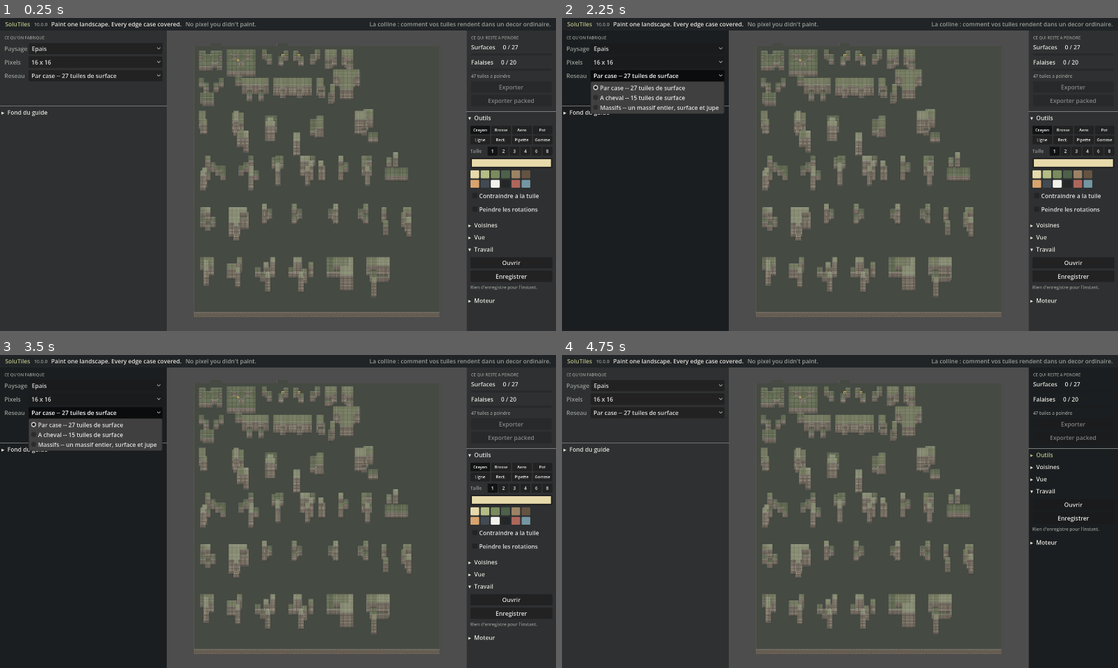
Above: before the commit, frames 1-4 (two rows, left to right).
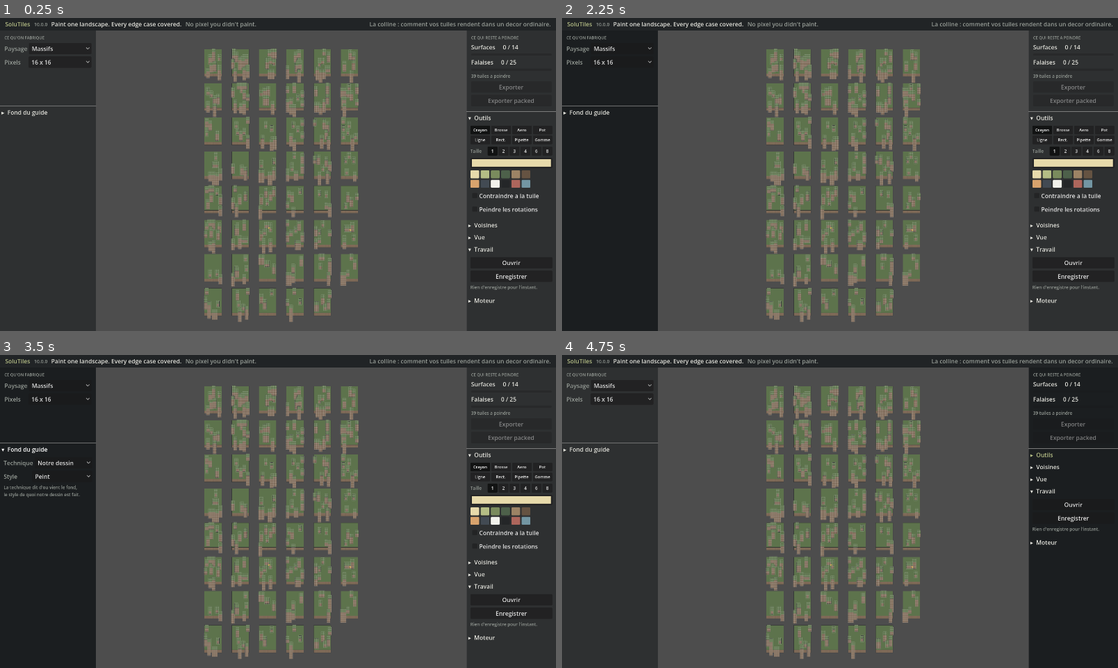
Above: after the commit, the same moments.

Repository: darref/MarchingSquares
Game: Godot game, scene res://ui/editor.tscn
Same seed, same stepped clock (60 frames per second), same inputs: the game is played once before the commit and once after it.
Inputs (mouse positions are in pixels of both pictures, inside the frame that each line leads up to):
- Up to frame 1 (0.25 s): no input
- Up to frame 2 (2.25 s): click "Epais" (after the commit: "Massifs") at 0.5 s; click "16 x 16" at 1.25 s; click (656, 74) at 2 s, where only the run before the commit has a clickable "Par case -- 27 tuiles de surf…"
- Up to frame 3 (3.5 s): click "▸ Fond du guide" at 2.75 s
- Up to frame 4 (4.75 s): click (612, 448) at 3.5 s, where only the run after the commit has a clickable "▾ Fond du guide"; click "▾ Outils" at 4.25 s

The runs differ from the first frame. In frame 1, 27% of the frame differs, in the area x 0-94%, y 4-100%; in frame 2, 27%; in frame 3, 27%; in frame 4, 27%.

Commit message:
Les facades se peignent, et les deux anciens reseaux quittent le produit
UNE FACADE NE SE JUGE PAS SUR L'ETAGE DE SA CASE, et c'est ce qui la rendait
impeignable. Sur la carte, une case de falaise est une case du sol d'en dessous
-- de la plaine, etage 0 -- donc le test `_guide_level(cell) >= 1` la refusait,
et l'on ne pouvait peindre AUCUNE facade. Ce qui compte est l'etage de la POSE,
celui du massif dont la jupe pend ici. Le noyau le sait deja : on le lui demande
au lieu de refaire le calcul avec la mauvaise donnee sous la main.

Mesure : 836 chapiteaux, 2 860 corps et 754 pieds passent sous le crayon --
4 450 cases de facade sur 7 129 peignables. Verifie a l'ecran : survoler une
facade allume ses jumelles en cyan dans les quarante-sept mondes.

⚠ ET LE DEFAUT VENAIT DE L'ANCIEN MODELE ENCORE PRESENT, comme les trois de
l'etape precedente. La ou une regle a besoin d'une donnee, il y en avait deux --
l'etage de la case et l'etage de la pose -- et la mauvaise etait sous la main.

PAR CASE ET A CHEVAL SONT RETIREES DU PRODUIT (decision utilisateur). Elles
etaient les deux reseaux de l'ancien modele, ou une tuile de surface ignorait sa
jupe ; le modele des massifs n'a qu'un vocabulaire. La ligne « Reseau » disparait
entierement : une liste a une seule entree n'est pas un choix, c'est un decor, et
on dessine plutot qu'on ne configure (charte, regle 1).

Le paysage « Epais » se ferme avec elles, et UN MODE FERME NE FIGURE PLUS DU
TOUT, il n'est plus grise. Un guide absent se grise -- c'est un accident, et le
dire aide. Un mode ferme appartient a un modele qui n'existe plus : le montrer
barre ferait chercher a l'acheteur ce qu'il a rate, alors qu'il n'y a rien a
rater.

⚠ CE QUI RESTE, ET POURQUOI CE N'EST PAS ENCORE SUPPRIME. Les constantes des
deux reseaux et le guide epais servent encore de temoins a l'ancien noyau -- que
l'interface utilise toujours pour le remontage, l'apercu en jeu, les voisines et
la planche de preuve, faute de remplacants massifs. Le demontage suit ce
portage-la, pas l'inverse : on ne retire pas une capacite avant d'avoir ecrit
celle qui la remplace.

reseaux offerts : [massif]   paysages offerts : [massifs]   124 scripts, 0 en erreur

Co-Authored-By: Claude Opus 5 <noreply@anthropic.com>
Claude-Session: https://claude.ai/code/session_01CR3kBasX3QMYT9uVzmtFt2

Diff:
--- a/core/families.gd
+++ b/core/families.gd
@@ -42,14 +42,12 @@
 const BY_MASSIF: StringName = &"massif"
 
 const FAMILIES: Dictionary = {
-	BY_CELL: {
-		"label": "Par case",
-		"note": "27 tuiles de surface",
-	},
-	BY_CORNER: {
-		"label": "A cheval",
-		"note": "15 tuiles de surface",
-	},
+	# ⚠ « PAR CASE » ET « A CHEVAL » SONT RETIREES DU PRODUIT (decision utilisateur). Elles
+	# etaient les deux reseaux de l'ancien modele, ou une tuile de surface ignorait sa jupe ;
+	# le modele des massifs n'a qu'un vocabulaire, et offrir un choix qui n'en est plus un
+	# ferait chercher a l'acheteur une decision qu'il n'a pas a prendre (charte, regle 1).
+	# Leurs constantes survivent le temps que l'ancien noyau soit demonte -- elles ne sont
+	# plus proposees nulle part.
 	BY_MASSIF: {
 		"label": "Massifs",
 		"note": "un massif entier, surface et jupe",
--- a/core/modes.gd
+++ b/core/modes.gd
@@ -42,6 +42,11 @@
 			"surface_tiles": Thickness.SURFACE_INDICES.size(),
 			"wall_tiles": Thickness.wall_roles().size(),
 			"min_occurrences": 1,
+			# ⚠ FERME : c'est le paysage de l'ancien modele, et son vocabulaire n'existe
+			# plus. Il reste dans la table parce que les outils et la suite s'en servent
+			# encore comme TEMOIN -- le demontage de l'ancien noyau viendra apres le portage
+			# du remontage, de l'apercu et de la planche de preuve.
+			"closed": true,
 		},
 		MASSIFS: {
 			"label": "Massifs",
@@ -70,6 +75,11 @@
 	for id: StringName in MODES.keys():
 		result.append(id)
 	return result
+
+
+## Vrai si le mode appartient a un modele retire : il ne figure plus dans la liste.
+static func is_closed(id: StringName) -> bool:
+	return MODES.has(id) and bool(MODES[id].get("closed", false))
 
 
 static func has(id: StringName) -> bool:
--- a/ui/editor.gd
+++ b/ui/editor.gd
@@ -97,6 +97,13 @@
 	var size_choice: OptionButton = %SizeChoice
 	size_choice.item_selected.connect(_on_resolution_selected)
 	(%FamilyChoice as OptionButton).item_selected.connect(_on_family_selected)
+	# ⚠ UNE LISTE A UNE SEULE ENTREE N'EST PAS UN CHOIX, C'EST UN DECOR. On dessine, on ne
+	# configure pas (charte, regle 1) : la ligne entiere s'efface tant qu'il n'y a qu'un
+	# reseau, et reparaitra d'elle-meme le jour ou un second existera.
+	if Families.ids().size() < 2:
+		var row: Node = (%FamilyChoice as Control).get_parent()
+		if row is Control:
+			(row as Control).visible = false
 	var pencil: ColorPickerButton = %PencilColor
 	pencil.color_changed.connect(_on_pencil_changed)
 	for swatch: Node in %Swatches.get_children():
@@ -187,6 +194,12 @@
 	choice.clear()
 	var first_open: int = -1
 	for id: StringName in Modes.ids():
+		# ⚠ UN MODE FERME NE FIGURE PLUS DU TOUT, IL N'EST PLUS GRISE. Un guide absent se
+		# grise -- c'est un accident, et le dire aide. Un mode FERME, lui, appartient a un
+		# modele qui n'existe plus : le montrer barre ferait chercher a l'acheteur ce qu'il
+		# a rate, alors qu'il n'y a rien a rater.
+		if Modes.is_closed(id):
+			continue
 		choice.add_item(Modes.label(id))
 		var index: int = choice.item_count - 1
 		choice.set_item_metadata(index, id)
--- a/ui/work_area.gd
+++ b/ui/work_area.gd
@@ -386,12 +386,22 @@
 	# meme ses TROIS occurrences. Si un guide futur portait une tuile sur la seule plaine,
 	# elle deviendrait impeignable -- d'ou l'assertion dans la suite.
 	_paintable.clear()
-	for cell: Vector2i in _surface_cells.keys():
-		if _guide_level(cell) >= 1:
+	if guide_family == Families.BY_MASSIF:
+		# ⚠ UNE FACADE NE SE JUGE PAS SUR L'ETAGE DE SA CASE, ET C'EST CE QUI LA RENDAIT
+		# IMPEIGNABLE. Sur la carte, une case de falaise est une case du sol d'en dessous --
+		# de la plaine, etage 0 -- donc `_guide_level(cell) >= 1` la refusait, et l'on ne
+		# pouvait peindre AUCUNE facade. Ce qui compte est l'etage de la POSE, celui du massif
+		# dont la jupe pend ici. Le noyau le sait deja : on lui demande, plutot que de refaire
+		# le calcul avec la mauvaise donnee sous la main.
+		for cell: Vector2i in Families.paintable_map(guide_family, heights).keys():
 			_paintable[cell] = true
-	for cell: Vector2i in _wall_cells.keys():
-		if int(lips.get(cell, 0)) >= 1:
-			_paintable[cell] = true
+	else:
+		for cell: Vector2i in _surface_cells.keys():
+			if _guide_level(cell) >= 1:
+				_paintable[cell] = true
+		for cell: Vector2i in _wall_cells.keys():
+			if int(lips.get(cell, 0)) >= 1:
+				_paintable[cell] = true
 	# Les jumelles : deux cases du meme groupe portent la meme tuile. Le noyau les designe,
 	# on ne fait ici que retenir, pour chaque case, la liste de ses semblables.
 	_twin_of.clear()
